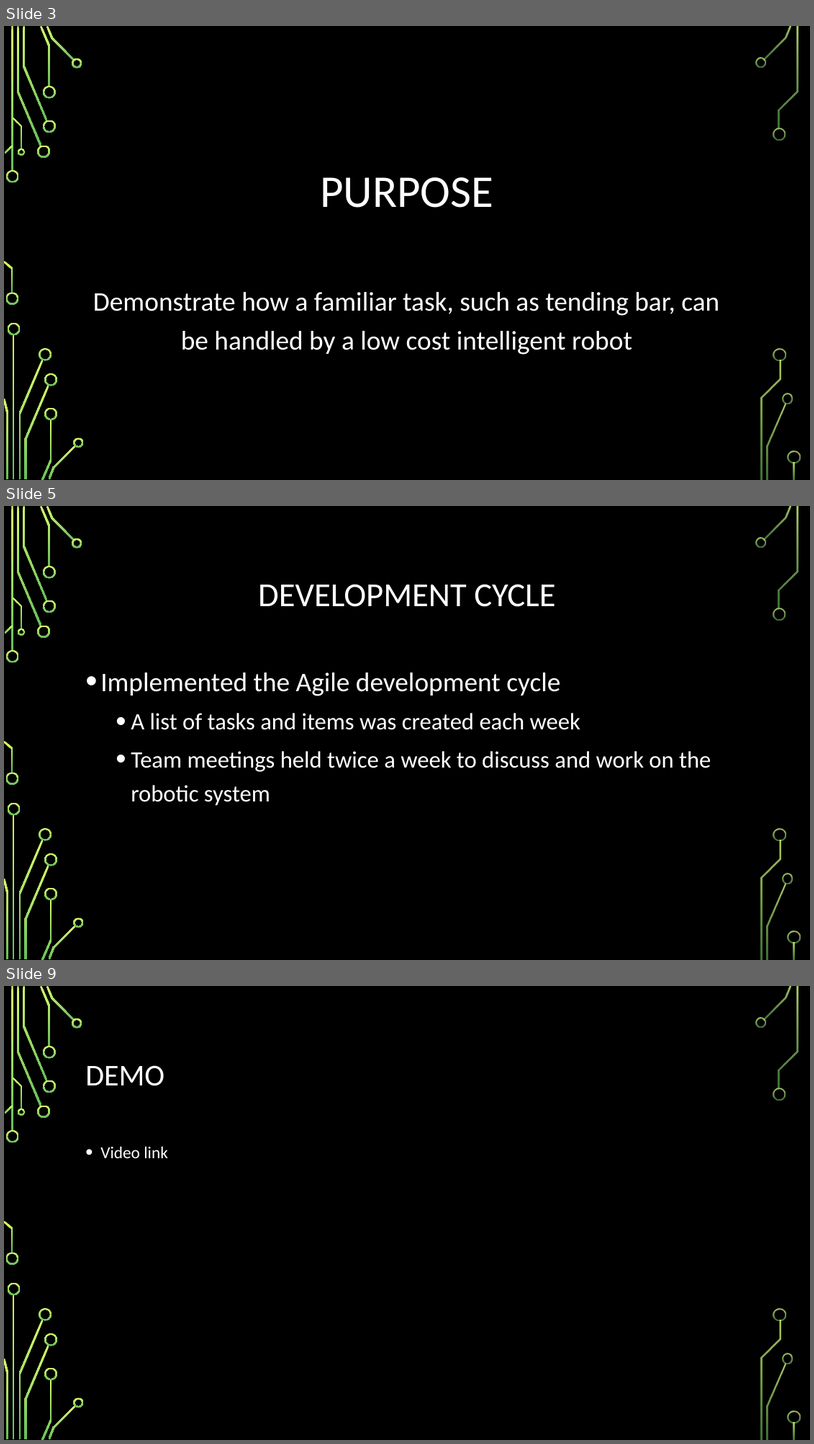
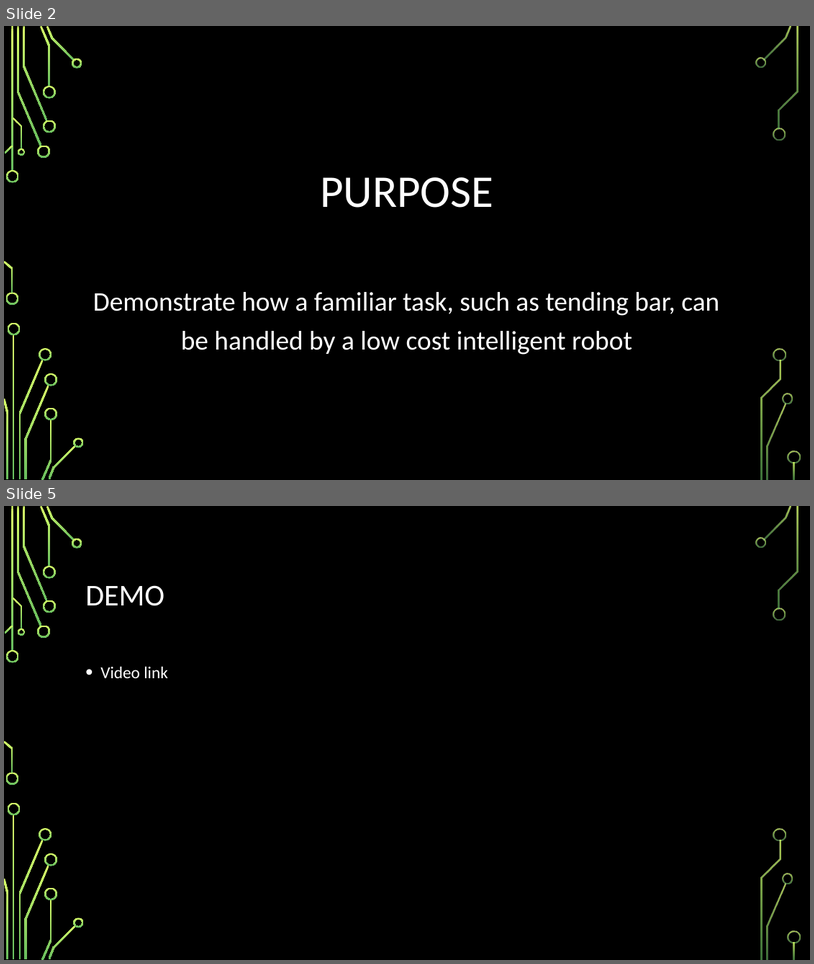
Before and after one commit to bwwagner/SP17-barbot, a slide deck: Presentation/conference-presentation.pptx. Shown one above the other, each under a label of ours: slides 3, 5 and 9 before the commit, slides 2 and 5 after it; the slides between them are not shown. The pictures are 814x1444 and 814x964 pixels, drawn with LibreOffice and Linux fonts; fonts in the diff are those of the drawing; background and template pictures are left out. Boxes give left, top, right and bottom in pixels: in the first picture for what was removed or moved away, otherwise in the second. Text is boxed around its words. In the diff, an @@ line names an element or a change of style, - is before the commit and + after.

```diff
--- a/Presentation/conference-presentation.pptx
+++ b/Presentation/conference-presentation.pptx
@@ slide 5 removed at (x1=4, y1=506, x2=810, y2=960), background picture (left out); not listed: 36 template elements that a slide beside it also shows @@
@@ title removed at (x1=258, y1=584, x2=556, y2=607) @@
-DEVELOPMENT CYCLE
@@ text removed at (x1=100, y1=672, x2=711, y2=806) @@
-• Implemented the Agile development cycle
-  • A list of tasks and items was created each week
-  • Team meetings held twice a week to discuss and work on the robotic system
@@ what was slide 3 is now slide 2 @@
@@ what was slide 9 is now slide 5 @@
```
Also in this commit, not shown: 3 slides changed, 3 slides added, 3 other slides removed.
